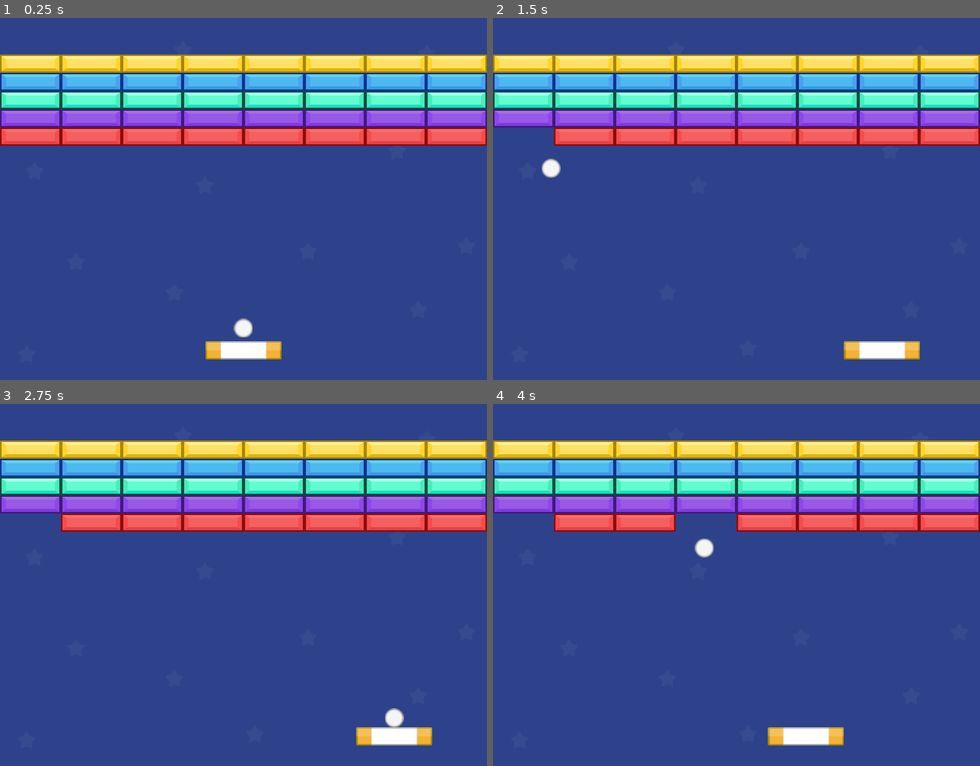
Above: before the commit, frames 1-4 (two rows, left to right).
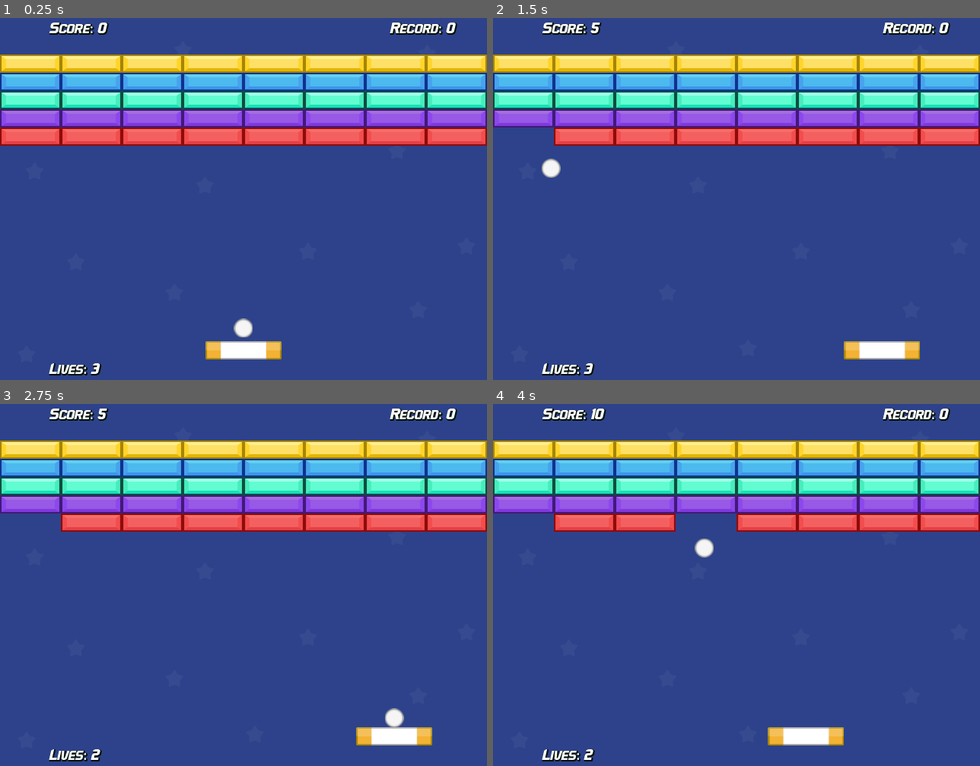
Above: after the commit, the same moments.

Repository: apprafael/arknoid
Game: Godot game, scene res://Scenes/level_1.tscn
Two runs of this game, one before a commit and one after it. Both use one fixed random seed, a clock stepped at 60 frames per second and the inputs below.
Inputs:
- Up to frame 1 (0.25 s): no input
- Up to frame 2 (1.5 s): tap Enter (ui_accept) at 0.5, 0.77 s; hold Right (ui_right) 0.53-1.28 s; hold Left (ui_left) from 1.28 s (still down)
- Up to frame 3 (2.75 s): tap Enter (ui_accept) at 1.52 s; release Left (ui_left) at 2.03 s; hold Right (ui_right) from 2.03 s (still down)
- Up to frame 4 (4 s): tap Enter (ui_accept) at 3.02, 3.77 s; release Right (ui_right) at 3.53 s; hold Left (ui_left) from 3.53 s (still down)

The runs differ from the first frame. In frame 1, 1.0% of the frame differs, in the area x 10-94%, y 1-99%; in frame 2, 1.0%; in frame 3, 1.0%; in frame 4, 1.0%.

Commit message:
create hud

Diff:
--- a/Scenes/bullet.tscn
+++ b/Scenes/bullet.tscn
@@ -1,6 +1,6 @@
 [gd_scene load_steps=4 format=3 uid="uid://bt5rguufx4kqy"]
 
-[ext_resource type="Script" path="res://bullet.gd" id="1_nlwyj"]
+[ext_resource type="Script" path="res://Scripts/bullet.gd" id="1_nlwyj"]
 [ext_resource type="Texture2D" uid="uid://cbeelfnm3xw2k" path="res://Sprites/Shot.png" id="2_mffiu"]
 
 [sub_resource type="CircleShape2D" id="CircleShape2D_7n4ll"]
--- a/Scenes/environment.tscn
+++ b/Scenes/environment.tscn
@@ -1,7 +1,8 @@
-[gd_scene load_steps=6 format=3 uid="uid://caxp46vei8bne"]
+[gd_scene load_steps=7 format=3 uid="uid://caxp46vei8bne"]
 
 [ext_resource type="Texture2D" uid="uid://yerjahql4k5n" path="res://Sprites/Background.png" id="1_d1fyt"]
 [ext_resource type="Script" path="res://Scripts/environment.gd" id="1_jir7d"]
+[ext_resource type="PackedScene" uid="uid://d1vr8prijka5v" path="res://Scenes/hud.tscn" id="3_cedcw"]
 
 [sub_resource type="RectangleShape2D" id="RectangleShape2D_bqs7v"]
 size = Vector2(20, 481)
@@ -18,6 +19,10 @@
 [node name="Background" type="Sprite2D" parent="."]
 texture = ExtResource("1_d1fyt")
 centered = false
+
+[node name="CanvasGroup" type="CanvasGroup" parent="."]
+
+[node name="Node2D" parent="CanvasGroup" instance=ExtResource("3_cedcw")]
 
 [node name="LeftWall" type="StaticBody2D" parent="."]
 collision_layer = 32
--- /dev/null
+++ b/Scenes/hud.tscn
@@ -0,0 +1,38 @@
+[gd_scene load_steps=4 format=3 uid="uid://d1vr8prijka5v"]
+
+[ext_resource type="FontFile" uid="uid://df6vddfy14dmg" path="res://Fonts/Flatwheat-Regular.ttf" id="1_afm7s"]
+[ext_resource type="Script" path="res://Scripts/hud.gd" id="1_xesuw"]
+
+[sub_resource type="LabelSettings" id="LabelSettings_8nvit"]
+font = ExtResource("1_afm7s")
+font_size = 20
+shadow_size = 4
+shadow_color = Color(0.0196078, 0.0666667, 0.0196078, 0.988235)
+
+[node name="Node2D" type="Control"]
+layout_mode = 3
+anchors_preset = 0
+script = ExtResource("1_xesuw")
+
+[node name="LabelScore" type="Label" parent="."]
+layout_mode = 0
+offset_left = 64.0
+offset_right = 127.0
+offset_bottom = 25.0
+text = "Score: "
+label_settings = SubResource("LabelSettings_8nvit")
+
+[node name="LabelRecord" type="Label" parent="."]
+offset_left = 512.0
+offset_right = 585.0
+offset_bottom = 25.0
+text = "Record: "
+label_settings = SubResource("LabelSettings_8nvit")
+
+[node name="LabelLives" type="Label" parent="."]
+offset_left = 64.0
+offset_top = 448.0
+offset_right = 127.0
+offset_bottom = 473.0
+text = "lives: "
+label_settings = SubResource("LabelSettings_8nvit")
--- a/Scripts/GameManager.gd
+++ b/Scripts/GameManager.gd
@@ -2,5 +2,20 @@
 
 var started: bool = false
 var lives: int = 3
+var score: int = 0
+var record: int = 0
 
 signal on_powerup
+
+func add_score(value):
+	score += value
+
+func reset_score():
+	score = 0
+
+func update_record():
+	if score > record:
+		record = score
+
+func reset_lives():
+	lives = 3
--- a/Scripts/ball.gd
+++ b/Scripts/ball.gd
@@ -16,6 +16,7 @@
 		velocity = velocity.bounce(collision.get_normal())
 		if "block" in collision.get_collider().name:
 			collision.get_collider().queue_free()
+			GameManager.add_score(5)
 			spawnItem(collision.get_position())
 
 
--- a/bullet.gd
+++ b/Scripts/bullet.gd
@@ -8,4 +8,5 @@
 
 func _on_body_entered(body: Node2D) -> void:
 	body.queue_free()
+	GameManager.add_score(1)
 	queue_free()
--- a/Scripts/environment.gd
+++ b/Scripts/environment.gd
@@ -13,5 +13,8 @@
 		body.queue_free()
 
 func _on_timer_reset_timeout() -> void:
+	GameManager.update_record()
+	GameManager.reset_score()
+	GameManager.reset_lives()
 	get_tree().reload_current_scene()
 	GameManager.started = false
--- /dev/null
+++ b/Scripts/hud.gd
@@ -0,0 +1,6 @@
+extends Control
+
+func _process(delta: float) -> void:
+	$LabelScore.text = "Score: " + str(GameManager.score)
+	$LabelRecord.text = "Record: " + str(GameManager.record)
+	$LabelLives.text = "Lives: " + str(GameManager.lives)
Binary file added: Fonts/Flatwheat-Regular.ttf
Not shown, added: Fonts/Flatwheat-Regular.ttf.import
Binary file added: Fonts/Flatwheat-Upright.ttf
Not shown, added: Fonts/Flatwheat-Upright.ttf.import
